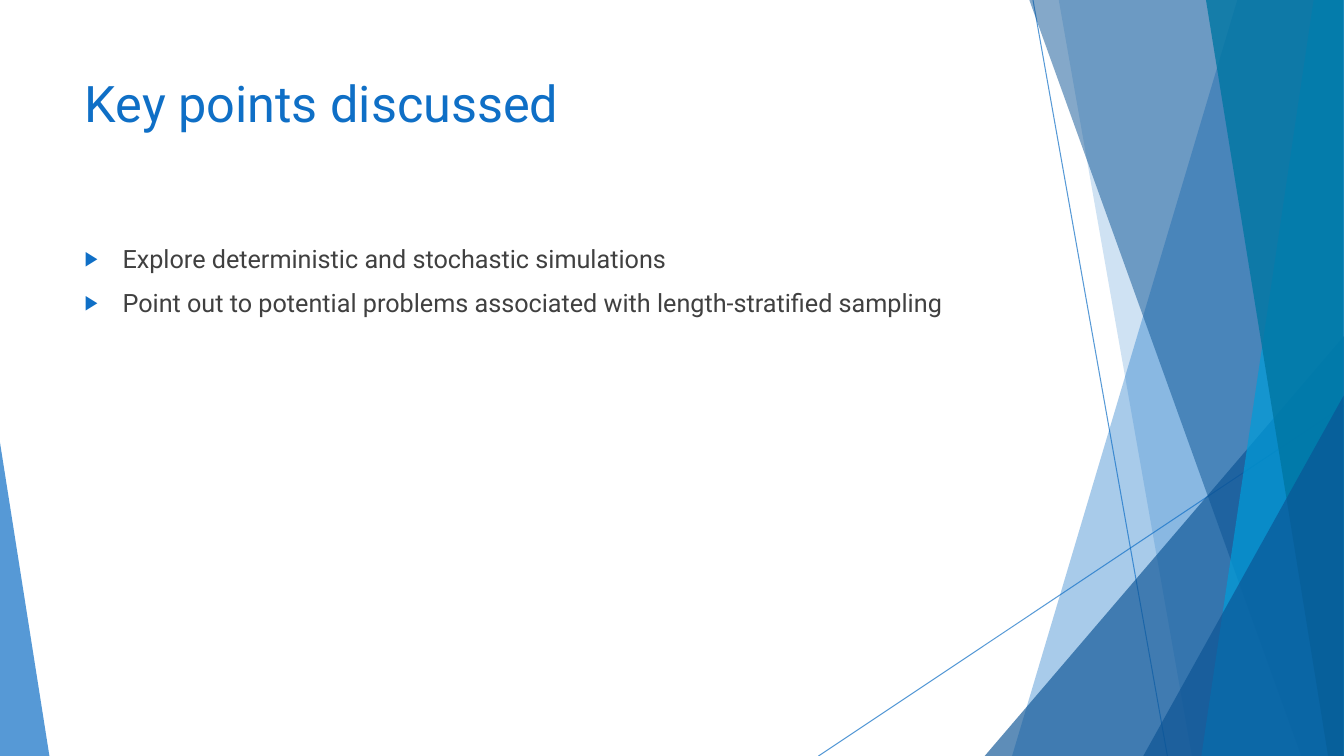
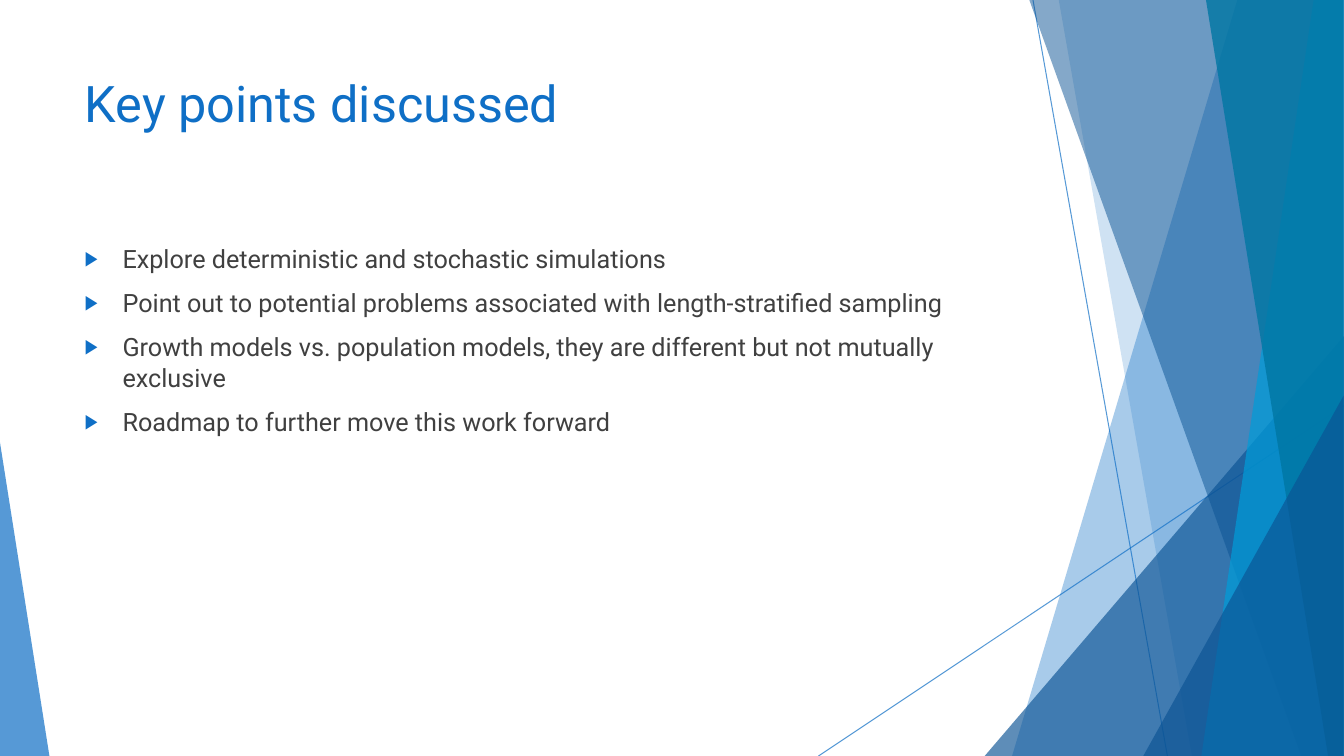
Before and after one commit to TESA-workshops/sim-make-a-world, a slide deck: slide 5 of TESA_Simulation_Workshop_2021_Breakout_Report_Make_a_World.pptx. Drawn at 1344x756 pixels with LibreOffice and Linux fonts; fonts in the diff are those of the drawing. Boxes give left, top, right and bottom in pixels: in the first picture for what was removed or moved away, otherwise in the second. Text is boxed around its words. In the diff, an @@ line names an element or a change of style, - is before the commit and + after.

Commit message:
add to PowerPoint

```diff
--- a/TESA_Simulation_Workshop_2021_Breakout_Report_Make_a_World.pptx
+++ b/TESA_Simulation_Workshop_2021_Breakout_Report_Make_a_World.pptx
@@ text at [123, 337, 934, 436]: paragraphs added @@
+▶ Growth models vs. population models, they are different but not mutually exclusive
+▶ Roadmap to further move this work forward
```
Also in this commit, not shown: 5 other slides changed.
